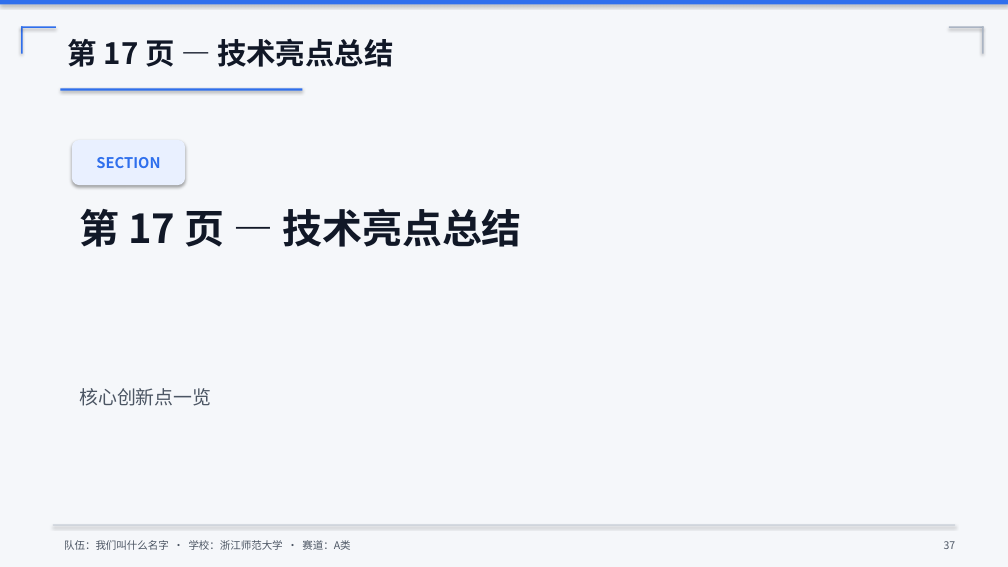
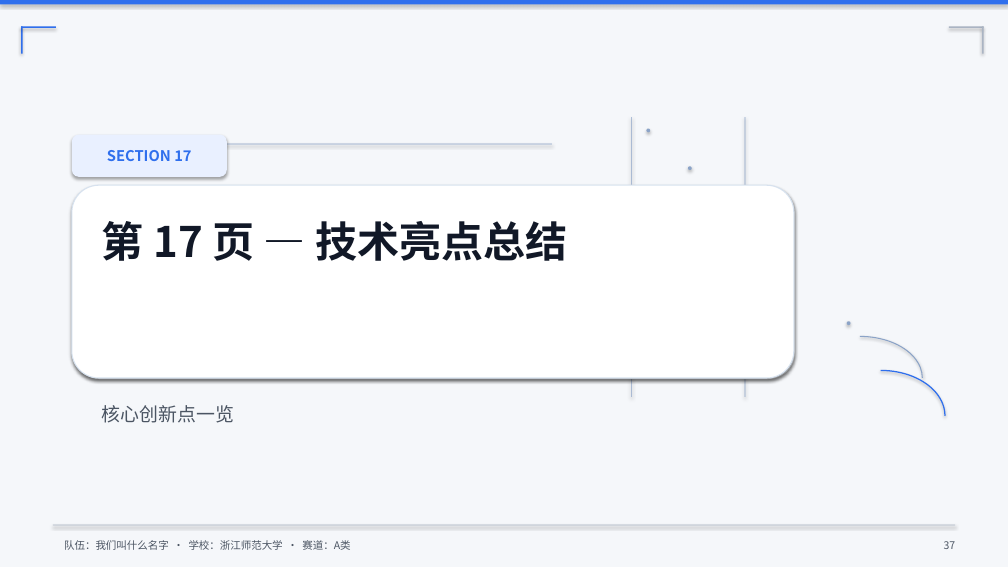
Before and after one commit to ltx-202432110105/quote, a slide deck: slide 38 of slides/competition.pptx. Drawn at 1008x567 pixels with LibreOffice and Linux fonts; fonts in the diff are those of the drawing. Boxes give left, top, right and bottom in pixels: in the first picture for what was removed or moved away, otherwise in the second. Text is boxed around its words. In the diff, an @@ line names an element or a change of style, - is before the commit and + after.

```diff
--- a/slides/competition.pptx
+++ b/slides/competition.pptx
@@ text removed at bbox=[68, 39, 393, 67] @@
-第 17 页 — 技术亮点总结
@@ rectangle removed at bbox=[60, 88, 302, 91] @@
@@ rectangle added at bbox=[631, 117, 632, 397], fill #8BA3C7 @@
@@ rectangle added at bbox=[745, 117, 746, 397], fill #8BA3C7 @@
@@ rounded rectangle "SECTION 17": place and size @@
-rounded rectangle "SECTION 17" at bbox=[72, 140, 185, 185]
+rounded rectangle "SECTION 17" at bbox=[72, 135, 227, 177]
@@ rectangle added at bbox=[76, 144, 552, 144], fill #8BA3C7 @@
@@ ellipse added at bbox=[647, 129, 650, 132], fill #8BA3C7 @@
@@ text in rounded rectangle at bbox=[107, 150, 191, 161]: text changed @@
-SECTION
+SECTION 17
@@ ellipse added at bbox=[688, 166, 692, 170], fill #8BA3C7 @@
@@ rounded rectangle added at bbox=[72, 185, 794, 378], fill #FFFFFF, outline #D7E2EF 1 pt @@
@@ rounded rectangle added at bbox=[73, 186, 795, 379], fill #E9EEF4 @@
@@ text "第 17 页 — 技术亮点总结": place and size @@
-text "第 17 页 — 技术亮点总结" at bbox=[79, 209, 521, 247]
+text "第 17 页 — 技术亮点总结" at bbox=[102, 221, 567, 261]
@@ text "第 17 页 — 技术亮点总结" at bbox=[102, 221, 567, 261]: size 38 to 40 pt @@
@@ rectangle added at bbox=[76, 246, 552, 247], fill #8BA3C7 @@
@@ ellipse added at bbox=[847, 321, 851, 325], fill #8BA3C7 @@
@@ arc (boxed as its full ellipse) added at bbox=[798, 337, 923, 420], outline #8BA3C7 1 pt @@
@@ arc (boxed as its full ellipse) added at bbox=[817, 371, 945, 461], outline #2F6FED 1.2 pt @@
@@ text "核心创新点一览": place and size @@
-text "核心创新点一览" at bbox=[79, 388, 211, 406]
+text "核心创新点一览" at bbox=[102, 405, 234, 423]
```
Also in this commit, not shown: 45 other slides changed, 2 other files.
